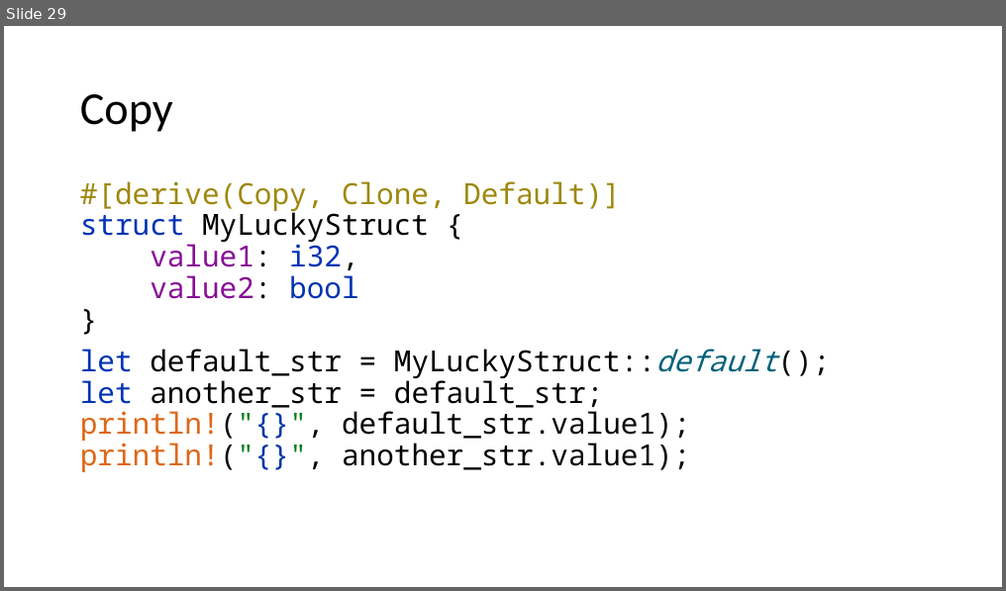
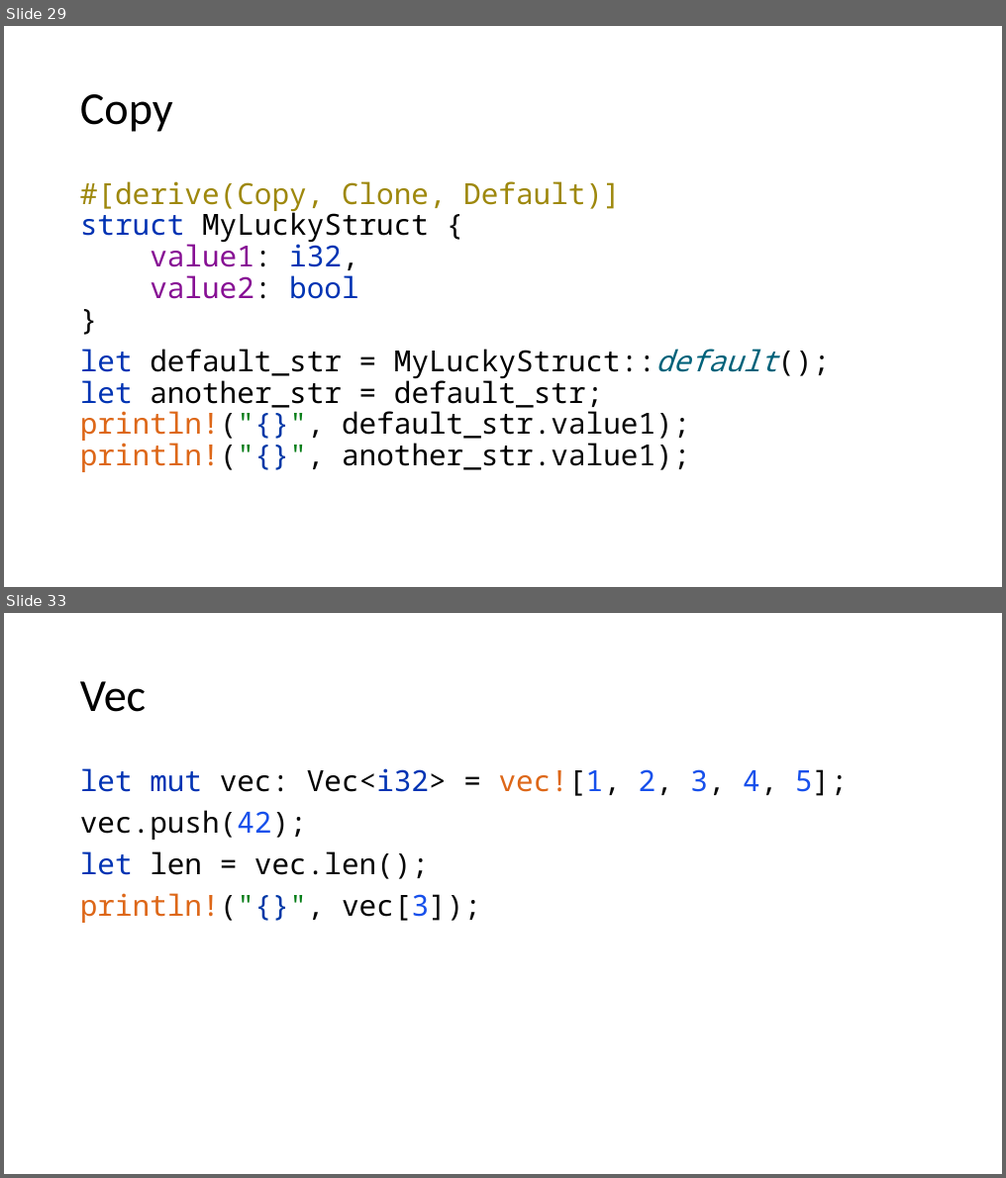
Before and after one commit to kugushev/course-rust-basics, a slide deck: src/03-BuildingBlocks/03-BuildingBlocks.pptx. Shown one above the other, each under a label of ours: slide 29 before the commit, slides 29 and 33 after it; the slides between them are not shown. The pictures are 1006x591 and 1006x1178 pixels, drawn with LibreOffice and Linux fonts; fonts in the diff are those of the drawing. Boxes give left, top, right and bottom in pixels: in the first picture for what was removed or moved away, otherwise in the second. Text is boxed around its words. In the diff, an @@ line names an element or a change of style, - is before the commit and + after.

```diff
--- a/src/03-BuildingBlocks/03-BuildingBlocks.pptx
+++ b/src/03-BuildingBlocks/03-BuildingBlocks.pptx
@@ slide 33 added at (x1=4, y1=613, x2=1002, y2=1174), background #FFFFFF @@
@@ title added at (x1=80, y1=681, x2=146, y2=712), 44 pt, text #000000 @@
+Vec
@@ text added at (x1=80, y1=768, x2=847, y2=923), 28 pt, text #080808 @@
+let mut vec: Vec<i32> = vec![1, 2, 3, 4, 5];
+vec.push(42);
+let len = vec.len();
+println!("{}", vec[3]);
```
Also in this commit, not shown: 16 other slides added.
